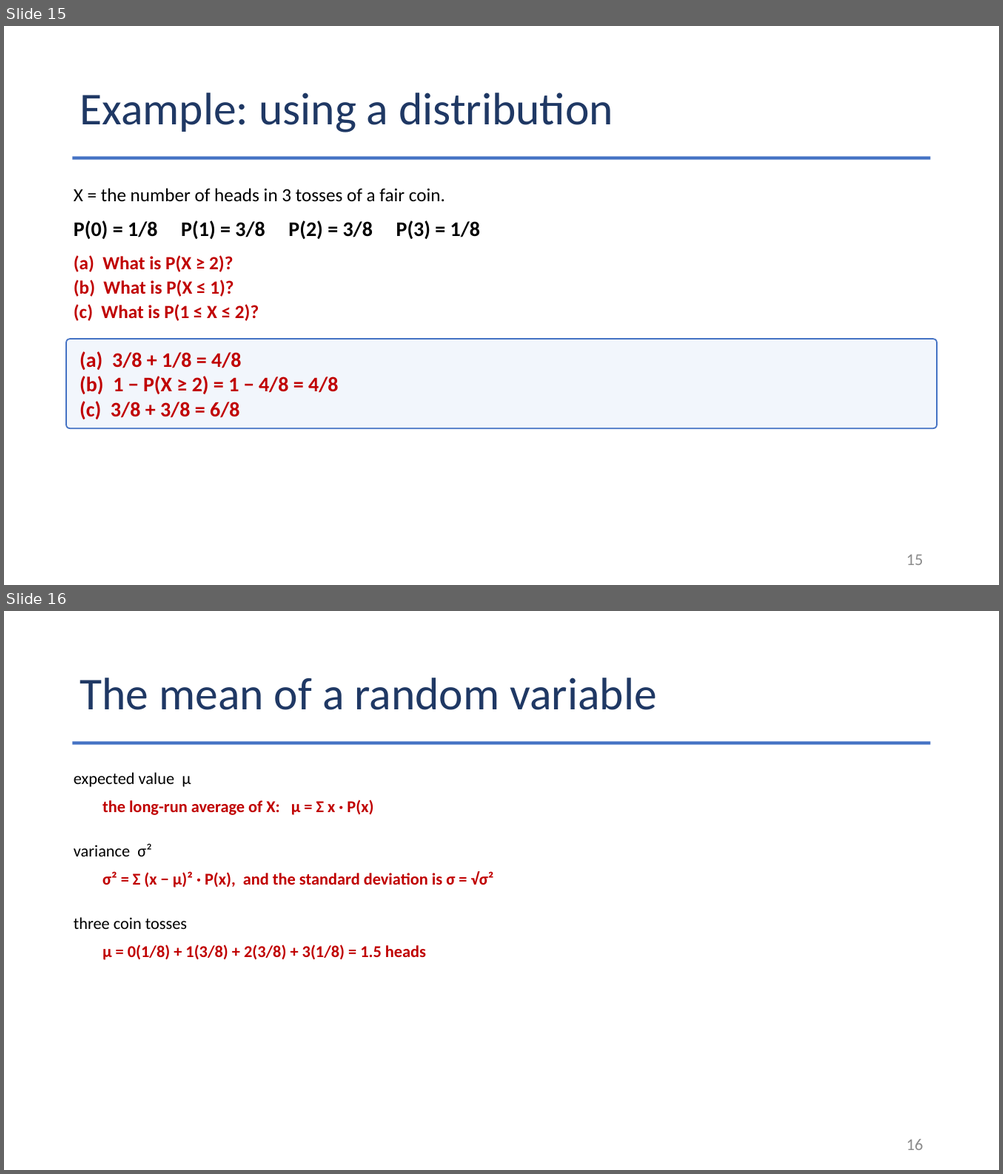
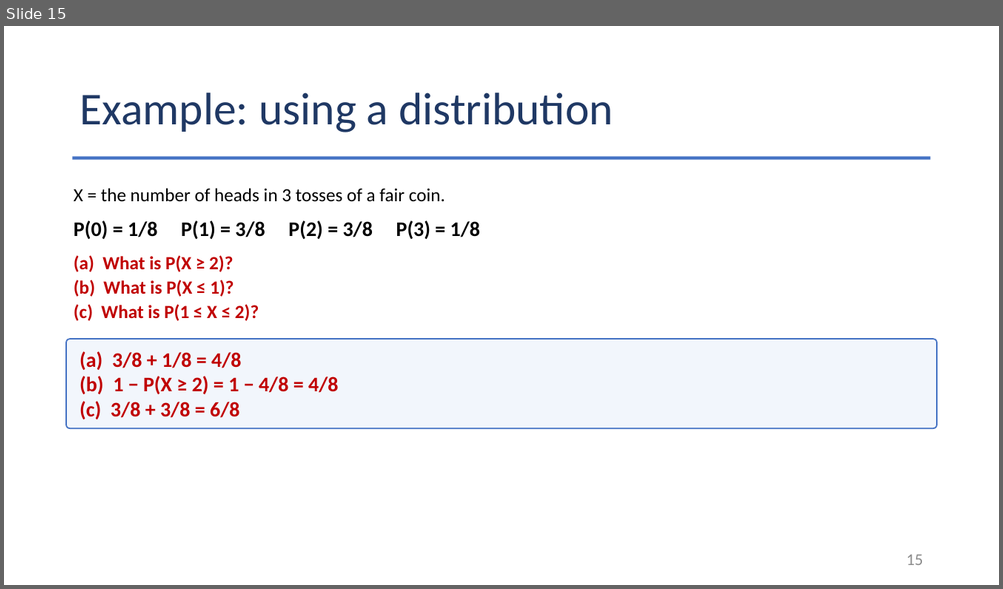
Before and after one commit to Jarred6068/UI_STAT251-03_Spring_2024, a slide deck: docs/lecture_slides/Week 7/2026/Week7_Lecture15_Slides_10_5_2026.pptx. Shown one above the other, each under a label of ours: slides 15 and 16 before the commit, slide 15 after it. The pictures are 1003x1174 and 1003x589 pixels, drawn with LibreOffice and Linux fonts; fonts in the diff are those of the drawing. Boxes give left, top, right and bottom in pixels: in the first picture for what was removed or moved away, otherwise in the second. Text is boxed around its words. In the diff, an @@ line names an element or a change of style, - is before the commit and + after.

```diff
--- a/docs/lecture_slides/Week 7/2026/Week7_Lecture15_Slides_10_5_2026.pptx
+++ b/docs/lecture_slides/Week 7/2026/Week7_Lecture15_Slides_10_5_2026.pptx
@@ slide 16 removed at <box>4,611,999,1170</box>, background #FFFFFF @@
@@ title removed at <box>79,678,657,710</box> @@
-The mean of a random variable
@@ rectangle removed at <box>73,741,930,744</box> @@
@@ text removed at <box>74,772,190,787</box> @@
-expected value μ
@@ text removed at <box>102,800,373,815</box> @@
-the long-run average of X: μ = Σ x · P(x)
@@ text removed at <box>74,843,151,857</box> @@
-variance σ²
@@ text removed at <box>102,871,494,888</box> @@
-σ² = Σ (x − μ)² · P(x), and the standard deviation is σ = √σ²
@@ text removed at <box>74,917,187,929</box> @@
-three coin tosses
@@ text removed at <box>102,945,426,960</box> @@
-μ = 0(1/8) + 1(3/8) + 2(3/8) + 3(1/8) = 1.5 heads
@@ page number removed at <box>906,1139,923,1150</box> @@
-16
```
Also in this commit, not shown: 14 other slides removed, 16 other files.
